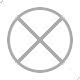
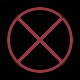
Before/after of a 80px x 80px layered artwork. What changed in the layer stack:
painted on "Background" over [0, 0, 80, 80]
added layer "Layer" over [0, 0, 80, 80]
